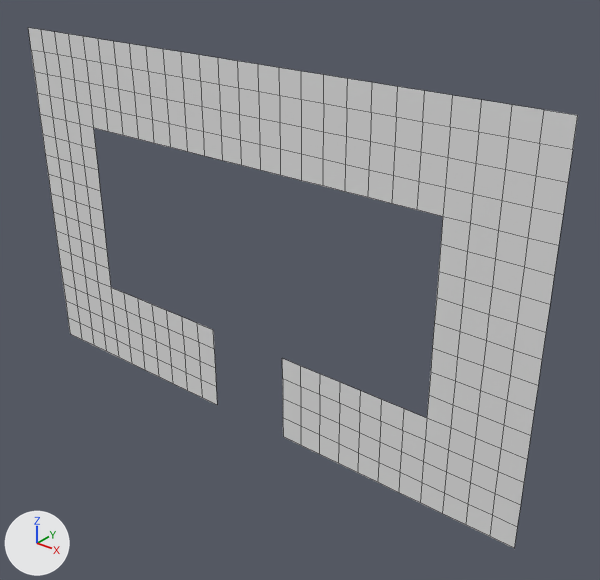
One commit to the OBJ model MardukGame/Assets/Tiled2Unity/Meshes/caveChunk14.obj: the scene before it, then after it.
Before and after are seen from a camera (50 mm lens) standing at (-1251.0, -1480.0, -396.0) and looking at (-2502.0, 84.0, -1366.0). Arrows for +X, +Y and +Z are at lower left; the lights stay in place. Mesh edges are drawn as thin lines. Where no turn or scale is listed for an object, it has been applied to the vertices.

Objects in the first picture: 'caveChunk14'.
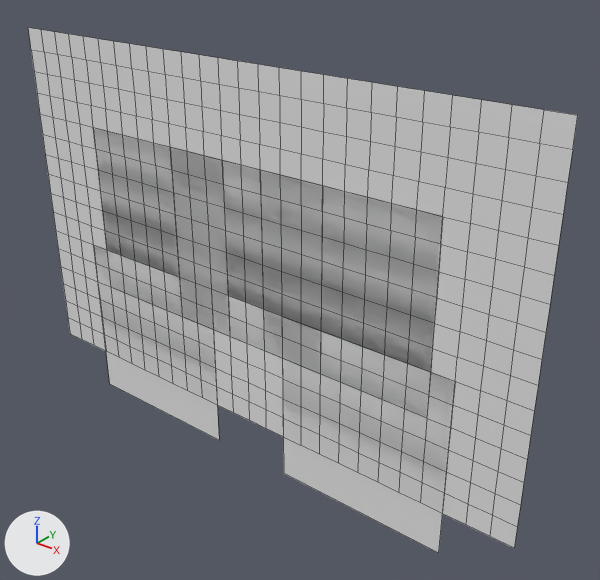
What differs and where, as boxes [x1, y1, x2, y2] in the pictures (600 x 580 px):
'caveChunk14', reshaped
    before: [28, 28, 578, 548]
    after: [28, 28, 578, 553]
part 1 of me_cavechunk14, added
    after: [94, 128, 455, 553]

What changed in the scene script:
```text
Change me_cavechunk14:
    used by ob_cavechunk14; location = (0.0, 0.0, 0.0)
    remove me_cavechunk14.from_pydata(...)  # 325 vertices, 256 faces; spans x -3456.0..-1792.0, y 0.0, z -1792.0..-768.0
    add me_cavechunk14.from_pydata(...)  # 463 vertices, 421 faces; spans x -3456.0..-1792.0, y 0.0, z -1920.0..-768.0
    me_cavechunk14 part 1
    8 vertices are added at x -2688.0..-2624.0, y 0.0, z -1792.0..-1600.0
    17 new vertices lie (0.0, 0.0, -64.0) away from vertices in x -3136.0..-2112.0, y 0.0, z -1024.0
    17 new vertices lie (0.0, 0.0, -64.0) away from vertices in x -3136.0..-2112.0, y 0.0, z -1088.0
    17 new vertices lie (0.0, 0.0, -64.0) away from vertices in x -3136.0..-2112.0, y 0.0, z -1152.0
    17 new vertices lie (0.0, 0.0, -64.0) away from vertices in x -3136.0..-2112.0, y 0.0, z -1216.0
    17 new vertices lie (0.0, 0.0, -64.0) away from vertices in x -3136.0..-2112.0, y 0.0, z -1280.0
    17 new vertices lie (0.0, 0.0, -64.0) away from vertices in x -3136.0..-2112.0, y 0.0, z -1344.0
    17 new vertices lie (0.0, 0.0, -64.0) away from vertices in x -3136.0..-2112.0, y 0.0, z -1408.0
    6 new vertices lie (0.0, 0.0, -512.0) away from vertices in x -3264.0..-1984.0, y 0.0, z -1408.0..-1024.0
    5 new vertices lie (-64.0, 0.0, 0.0) away from vertices in x -2560.0..-2496.0, y 0.0, z -1792.0..-1536.0
    165 new faces join them
```
